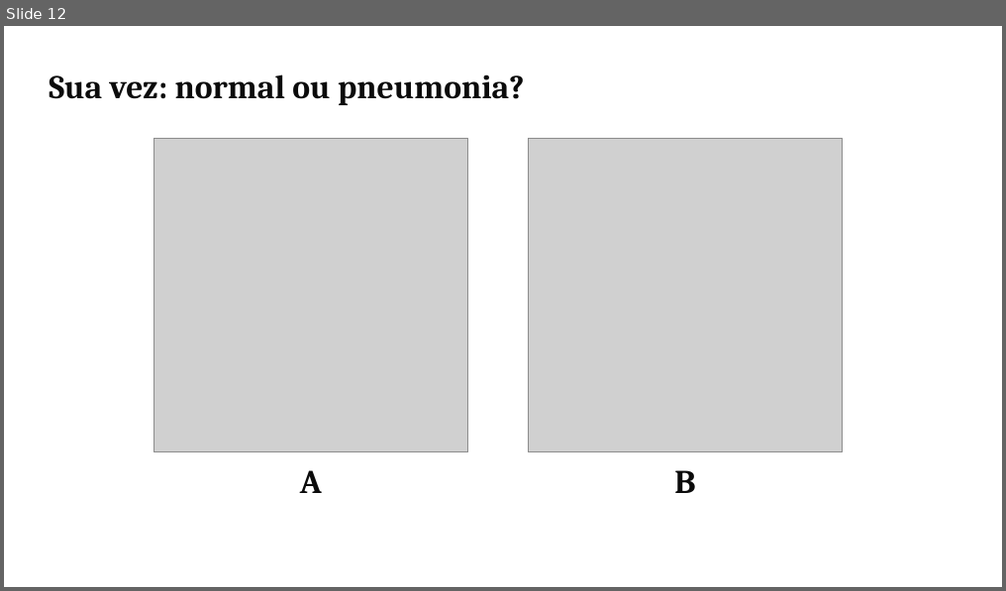
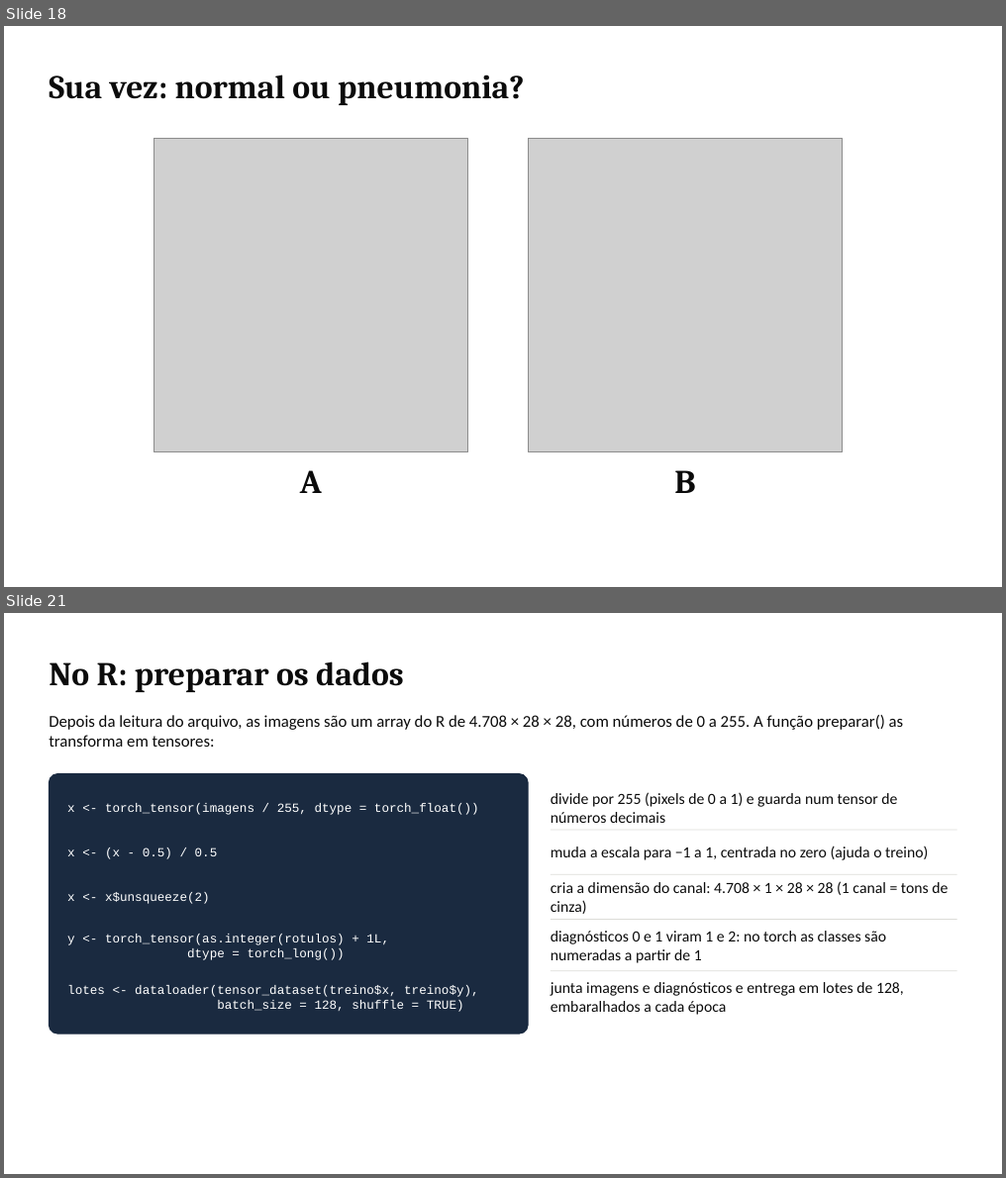
Before and after one commit to DaviPac/topicos-avancados-ia, a slide deck: code/cnn-pneumonia-r/slides/videoaula_cnn_r.pptx. Shown one above the other, each under a label of ours: slide 12 before the commit, slides 18 and 21 after it; the slides between them are not shown. The pictures are 1006x591 and 1006x1178 pixels, drawn with LibreOffice and Linux fonts; fonts in the diff are those of the drawing; grey boxes stand for pictures. Boxes give left, top, right and bottom in pixels: in the first picture for what was removed or moved away, otherwise in the second. Text is boxed around its words. In the diff, an @@ line names an element or a change of style, - is before the commit and + after.

```diff
--- a/code/cnn-pneumonia-r/slides/videoaula_cnn_r.pptx
+++ b/code/cnn-pneumonia-r/slides/videoaula_cnn_r.pptx
@@ slide 21 added at [4, 613, 1002, 1174], background #FFFFFF @@
@@ text added at [49, 662, 404, 692], 32 pt, text #0B0B0B, bold @@
+No R: preparar os dados
@@ text added at [49, 715, 904, 747], 16 pt, text #0B0B0B @@
+Depois da leitura do arquivo, as imagens são um array do R de 4.708 × 28 × 28, com números de 0 a 255. A função preparar() as transforma em tensores:
@@ rounded rectangle added at [49, 774, 528, 1034], fill #1A2A40, outline #1A2A40 1 pt @@
@@ text added at [67, 803, 479, 815], 12 pt, text #FFFFFF @@
+x <- torch_tensor(imagens / 255, dtype = torch_float())
@@ text added at [550, 792, 897, 823], 15 pt, text #0B0B0B @@
+divide por 255 (pixels de 0 a 1) e guarda num tensor de números decimais
@@ text added at [67, 848, 218, 860], 12 pt, text #FFFFFF @@
+x <- (x - 0.5) / 0.5
@@ line added from (550, 830) to (957, 830), #DCDCD8 0.75 pt @@
@@ text added at [550, 846, 928, 861], 15 pt, text #0B0B0B @@
+muda a escala para −1 a 1, centrada no zero (ajuda o treino)
@@ line added from (550, 875) to (957, 875), #DCDCD8 0.75 pt @@
@@ text added at [67, 892, 210, 904], 12 pt, text #FFFFFF @@
+x <- x$unsqueeze(2)
@@ text added at [550, 881, 947, 914], 15 pt, text #0B0B0B @@
+cria a dimensão do canal: 4.708 × 1 × 28 × 28 (1 canal = tons de cinza)
@@ text added at [67, 934, 389, 960], 12 pt, text #FFFFFF @@
+y <- torch_tensor(as.integer(rotulos) + 1L,
+dtype = torch_long())
@@ line added from (550, 919) to (957, 919), #DCDCD8 0.75 pt @@
@@ text added at [550, 931, 886, 963], 15 pt, text #0B0B0B @@
+diagnósticos 0 e 1 viram 1 e 2: no torch as classes são numeradas a partir de 1
@@ text added at [67, 985, 479, 1012], 12 pt, text #FFFFFF @@
+lotes <- dataloader(tensor_dataset(treino$x, treino$y),
+batch_size = 128, shuffle = TRUE)
@@ line added from (550, 970) to (957, 970), #DCDCD8 0.75 pt @@
@@ text added at [550, 982, 904, 1015], 15 pt, text #0B0B0B @@
+junta imagens e diagnósticos e entrega em lotes de 128, embaralhados a cada época
@@ what was slide 12 is now slide 18 @@
```
Also in this commit, not shown: 9 slides changed, 18 other slides added, 10 slides removed, 13 other files.
